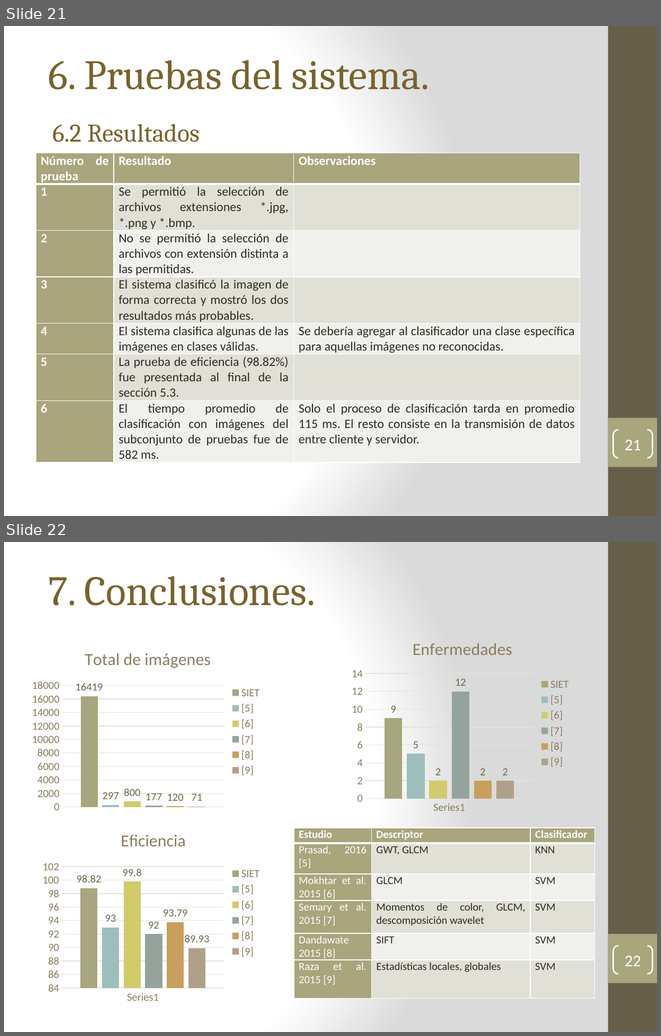
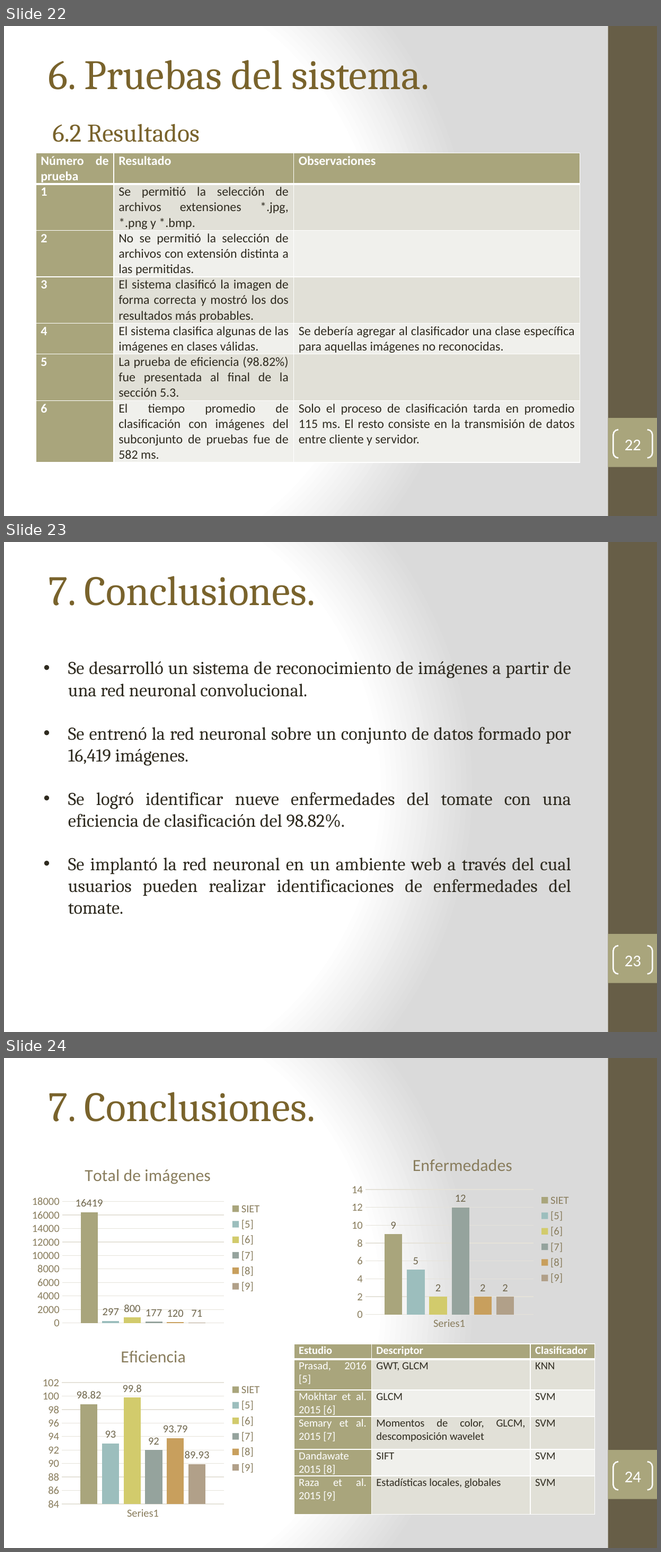
Before and after one commit to earredondo/PlantDiseaseDetection, a slide deck: technicalReport/tt2/presentacionTT2-v1.2.pptx. Shown one above the other, each under a label of ours: slides 21 and 22 before the commit, slides 22, 23 and 24 after it. The pictures are 661x1036 and 661x1552 pixels, drawn with LibreOffice and Linux fonts; fonts in the diff are those of the drawing. Boxes give left, top, right and bottom in pixels: in the first picture for what was removed or moved away, otherwise in the second. Text is boxed around its words. In the diff, an @@ line names an element or a change of style, - is before the commit and + after.

```diff
--- a/technicalReport/tt2/presentacionTT2-v1.2.pptx
+++ b/technicalReport/tt2/presentacionTT2-v1.2.pptx
@@ slide 23 added at (x1=4, y1=542, x2=657, y2=1032), background gradient #FFFFFF to #DADADA; not listed: 2 template elements that a slide beside it also shows @@
@@ text added at (x1=49, y1=576, x2=316, y2=606), 46 pt, text #79642D @@
+7. Conclusiones.
@@ text added at (x1=68, y1=661, x2=571, y2=914), 20 pt, text #2F2B20 @@
+• Se desarrolló un sistema de reconocimiento de imágenes a partir de una red neuronal convolucional.
+• Se entrenó la red neuronal sobre un conjunto de datos formado por 16,419 imágenes.
+• Se logró identificar nueve enfermedades del tomate con una eficiencia de clasificación del 98.82%.
+• Se implantó la red neuronal en un ambiente web a través del cual usuarios pueden realizar identificaciones de enfermedades del tomate.
@@ page number added at (x1=613, y1=945, x2=652, y2=973), outline #FFFFFF 1.5 pt, 18 pt, text #FFFFFF @@
+23
@@ what was slide 21 is now slide 22 @@
@@ page number at (x1=625, y1=439, x2=641, y2=450): text changed @@
-21
+22
@@ what was slide 22 is now slide 24 @@
@@ page number at (x1=625, y1=1471, x2=641, y2=1482): text changed @@
-22
+24
```
Also in this commit, not shown: 3 slides changed, 1 other slide added, 5 other files.
